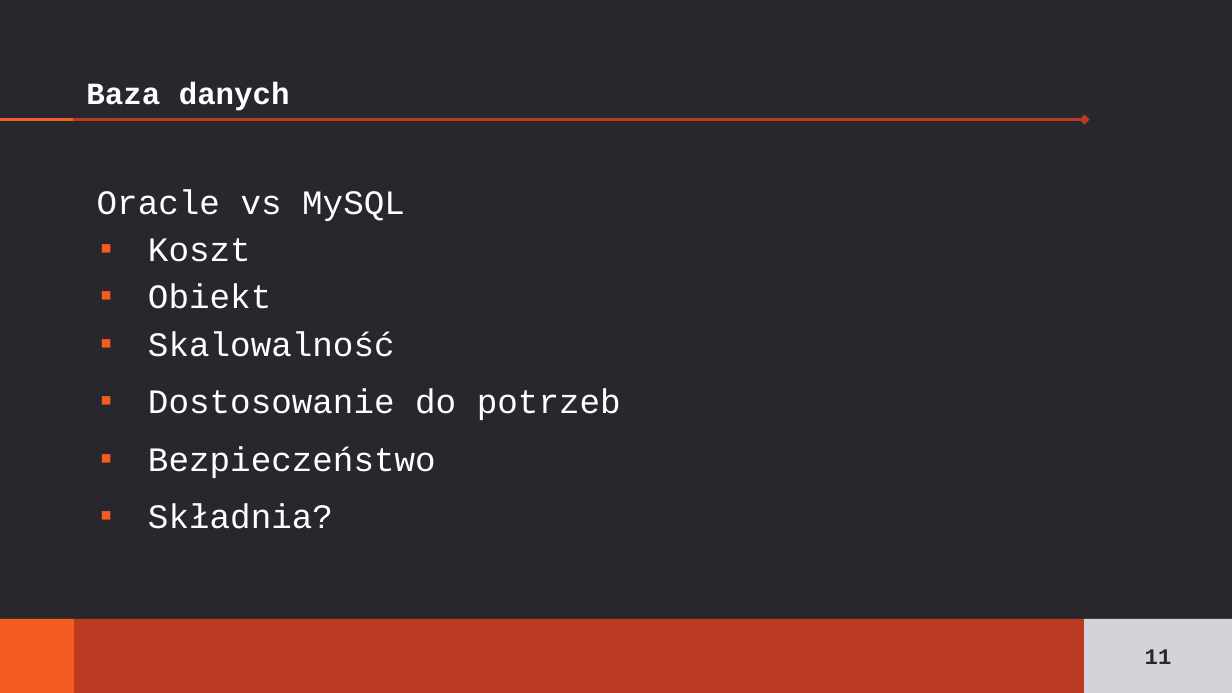
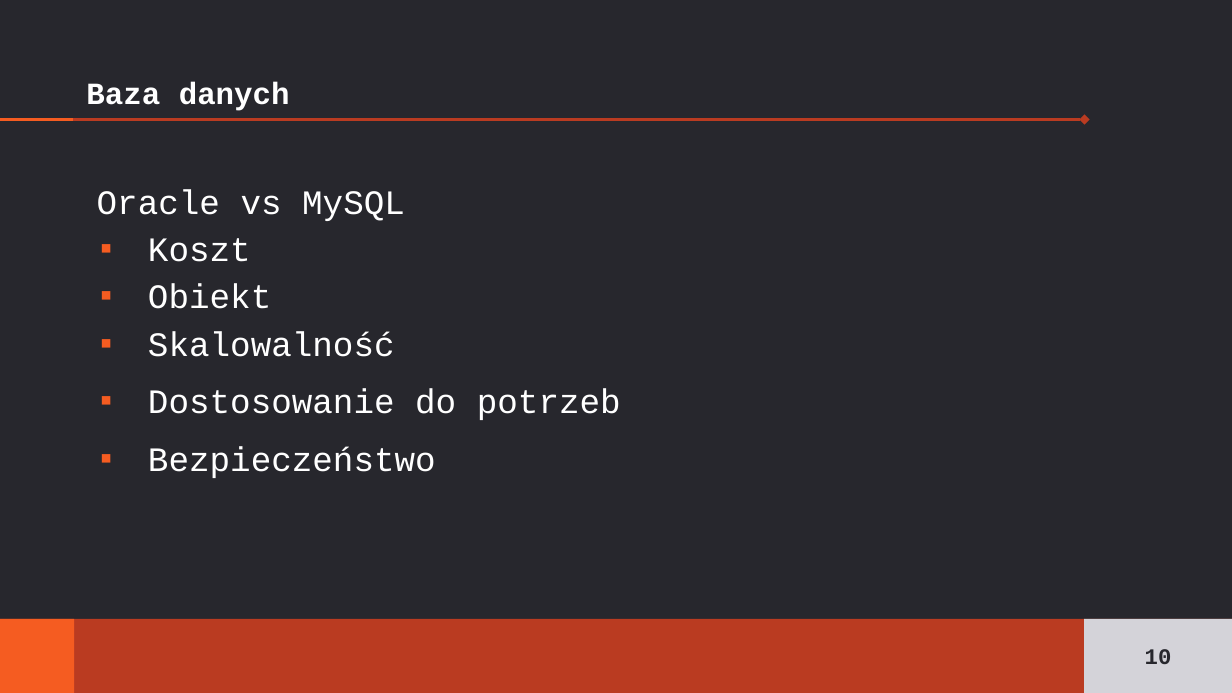
Before and after one commit to zelechowskij/JPWP-odpowiedzi, a slide deck: slide 10 of Zelechowksi_Aledroggo.pptx (slide 11 before the commit). Drawn at 1232x693 pixels with LibreOffice and Linux fonts; fonts in the diff are those of the drawing. Boxes give left, top, right and bottom in pixels: in the first picture for what was removed or moved away, otherwise in the second. Text is boxed around its words. In the diff, an @@ line names an element or a change of style, - is before the commit and + after.

```diff
--- a/Zelechowksi_Aledroggo.pptx
+++ b/Zelechowksi_Aledroggo.pptx
@@ text at box(148, 503, 333, 529): paragraph removed @@
-▪ Składnia?
@@ page number at box(1145, 649, 1172, 664): text changed @@
-11
+10
```
Also in this commit, not shown: 10 other slides changed, 3 slides added, 1 slide removed.
